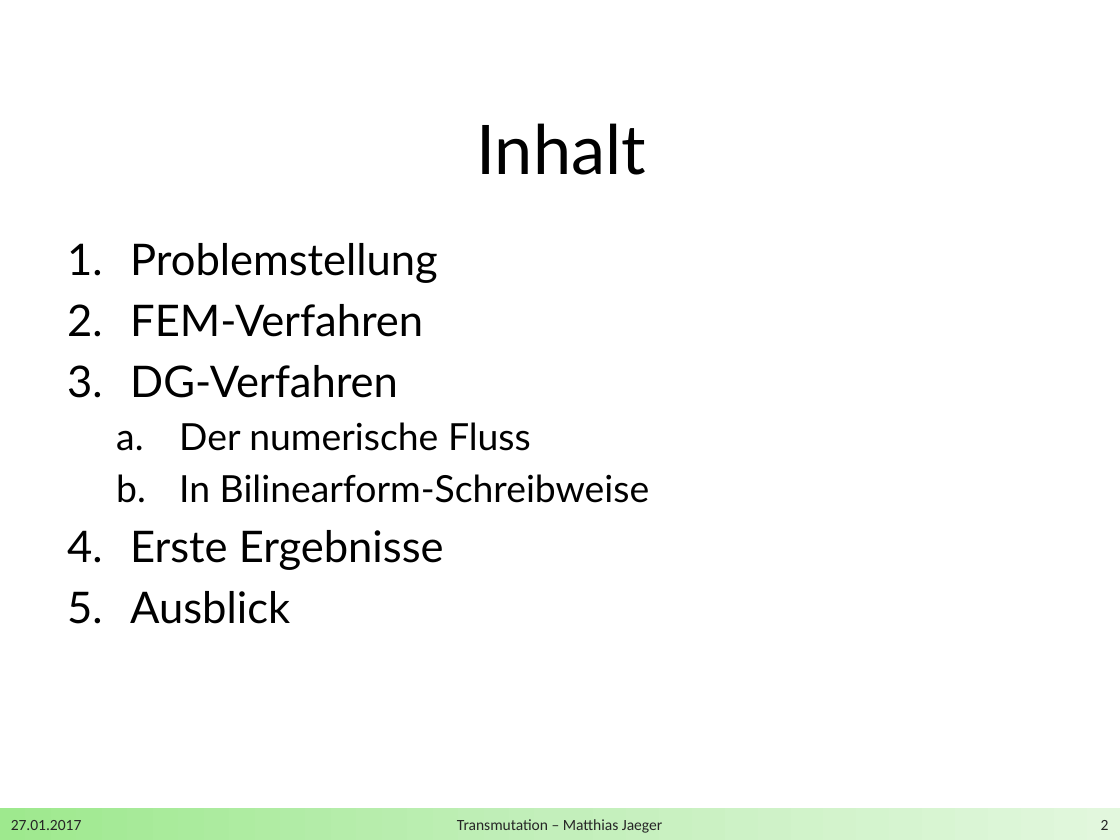
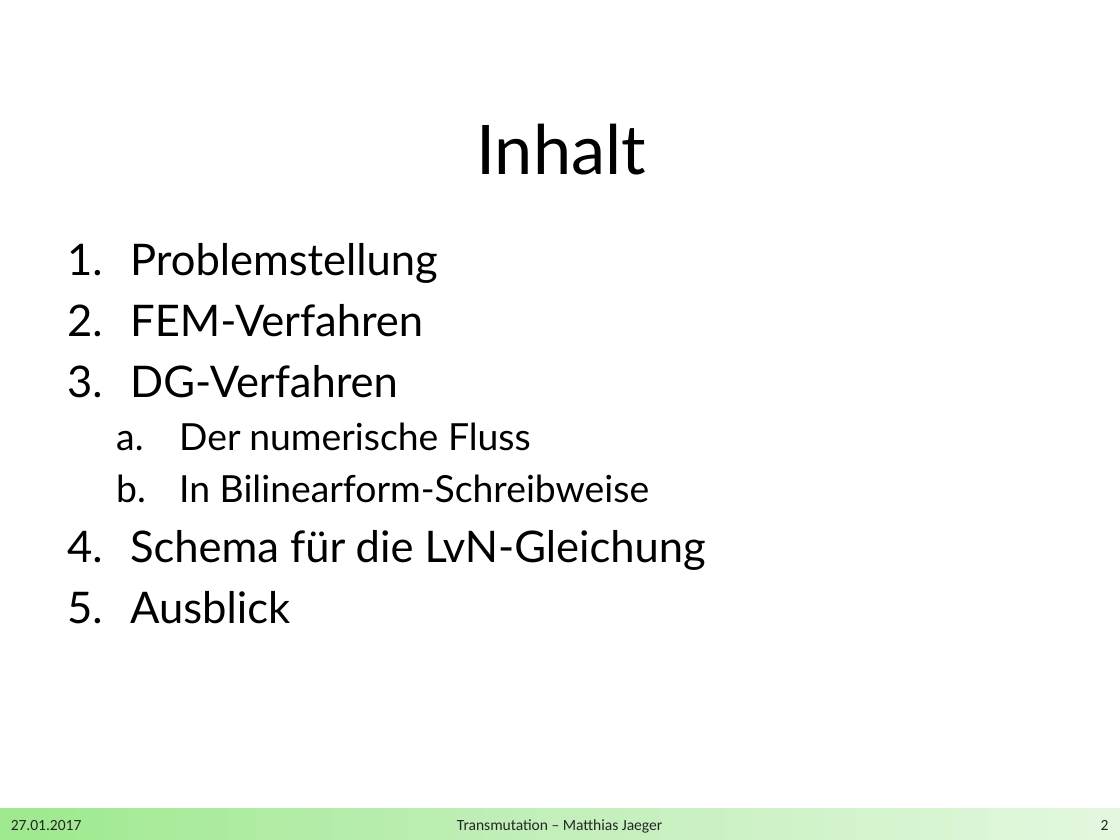
Before and after one commit to DerKleineGauss/Masterarbeit, a slide deck: slide 2 of Zwischenvortrag/Präsentation.pptx. Drawn at 1120x840 pixels with LibreOffice and Linux fonts; fonts in the diff are those of the drawing; background and template pictures are left out. Boxes give left, top, right and bottom in pixels: in the first picture for what was removed or moved away, otherwise in the second. Text is boxed around its words. In the diff, an @@ line names an element or a change of style, - is before the commit and + after.

```diff
--- a/Zwischenvortrag/Präsentation.pptx
+++ b/Zwischenvortrag/Präsentation.pptx
@@ text at box(130, 530, 706, 570): text changed @@
-4. Erste Ergebnisse
+4. Schema für die LvN-Gleichung
```
Also in this commit, not shown: 7 other slides changed.
